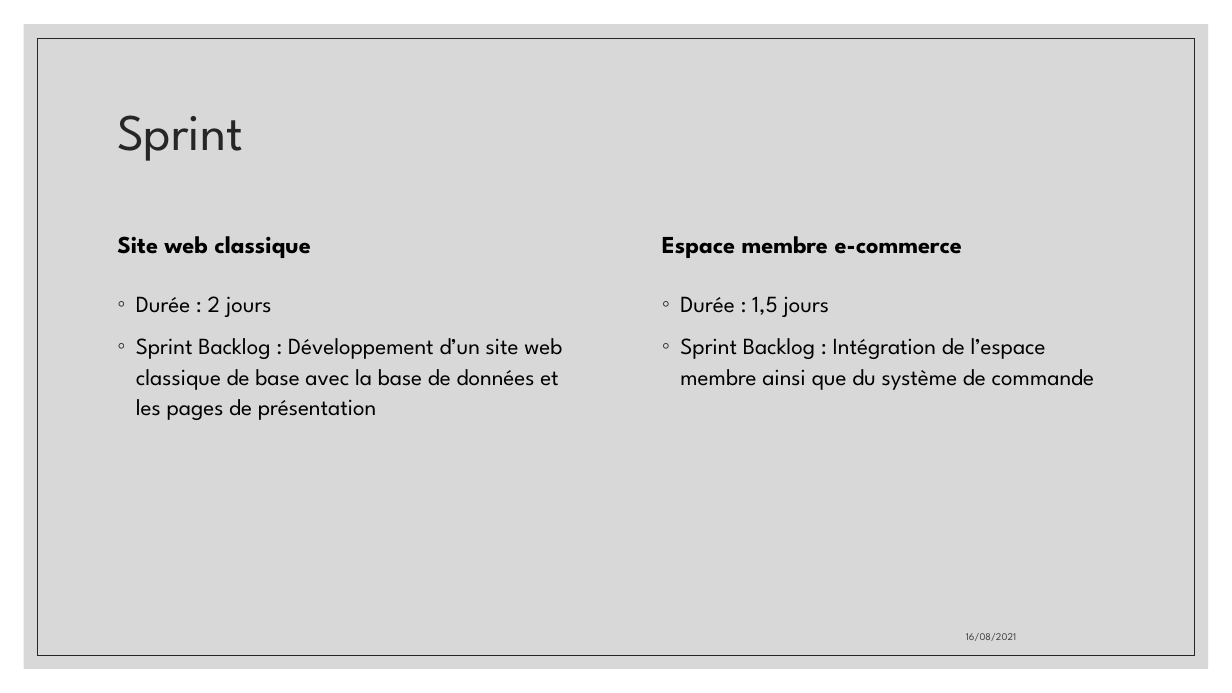
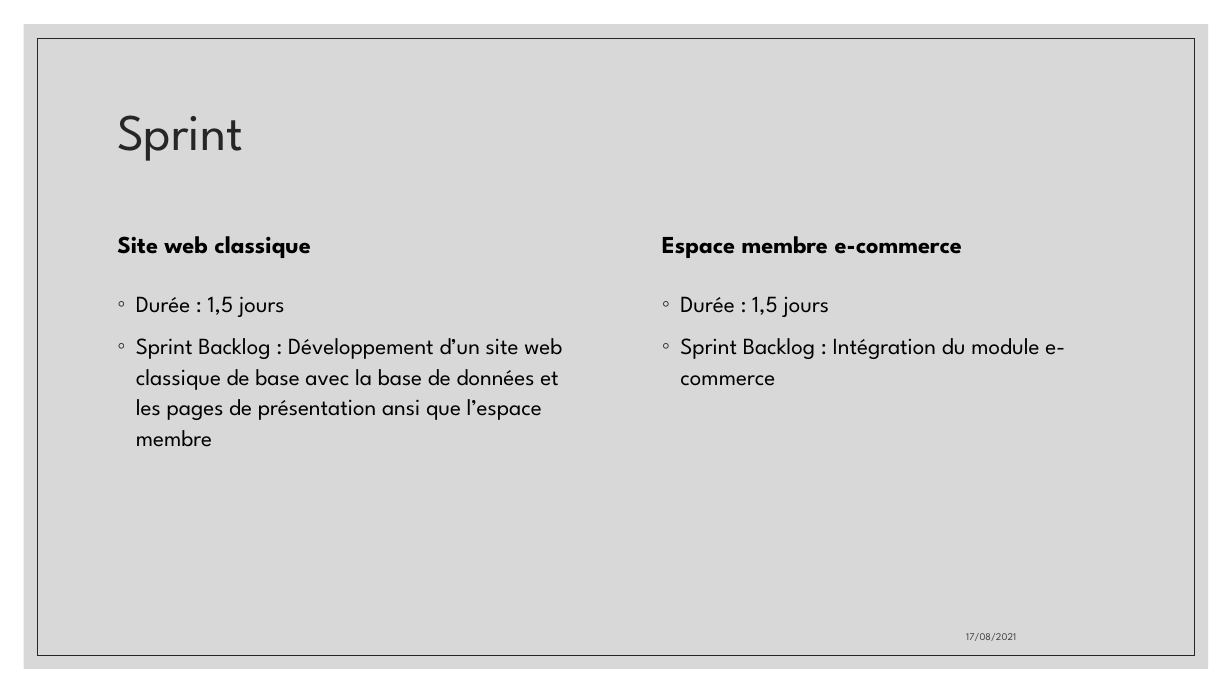
Before and after one commit to JeanTalgornThomas/scrumprojet, a slide deck: slide 4 of présentation.pptx. Drawn at 1232x693 pixels with LibreOffice and Linux fonts; fonts in the diff are those of the drawing. Boxes give left, top, right and bottom in pixels: in the first picture for what was removed or moved away, otherwise in the second. Text is boxed around its words. In the diff, an @@ line names an element or a change of style, - is before the commit and + after.

```diff
--- a/présentation.pptx
+++ b/présentation.pptx
@@ text at [136, 296, 562, 447]: text changed @@
-◦ Durée : 2 jours
-◦ Sprint Backlog : Développement d’un site web classique de base avec la base de données et les pages de présentation
+◦ Durée : 1,5 jours
+◦ Sprint Backlog : Développement d’un site web classique de base avec la base de données et les pages de présentation ansi que l’espace membre
@@ text at [680, 338, 1065, 386]: text changed @@
-◦ Sprint Backlog : Intégration de l’espace membre ainsi que du système de commande
+◦ Sprint Backlog : Intégration du module e-commerce
@@ text at [966, 633, 1016, 641]: text changed @@
-16/08/2021
+17/08/2021
```
Also in this commit, not shown: 8 other slides changed, 2 slides added, 1 other file.
